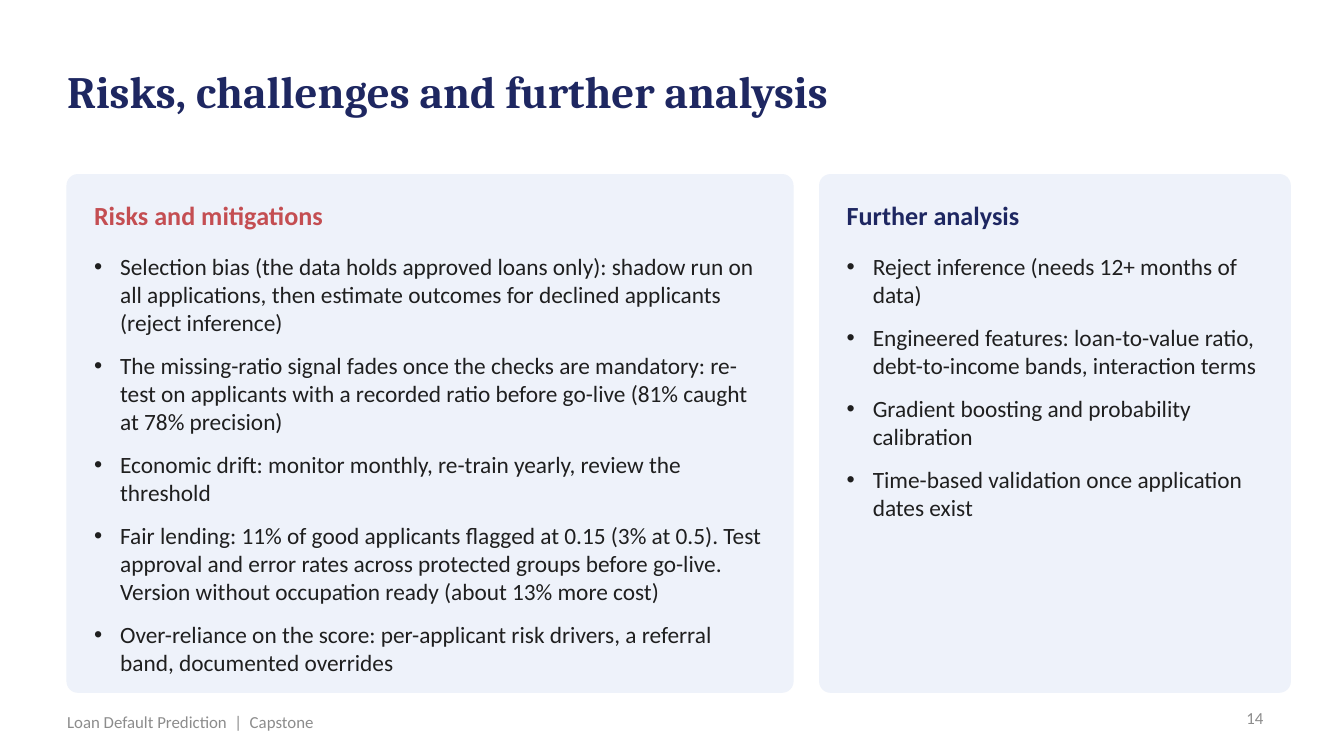
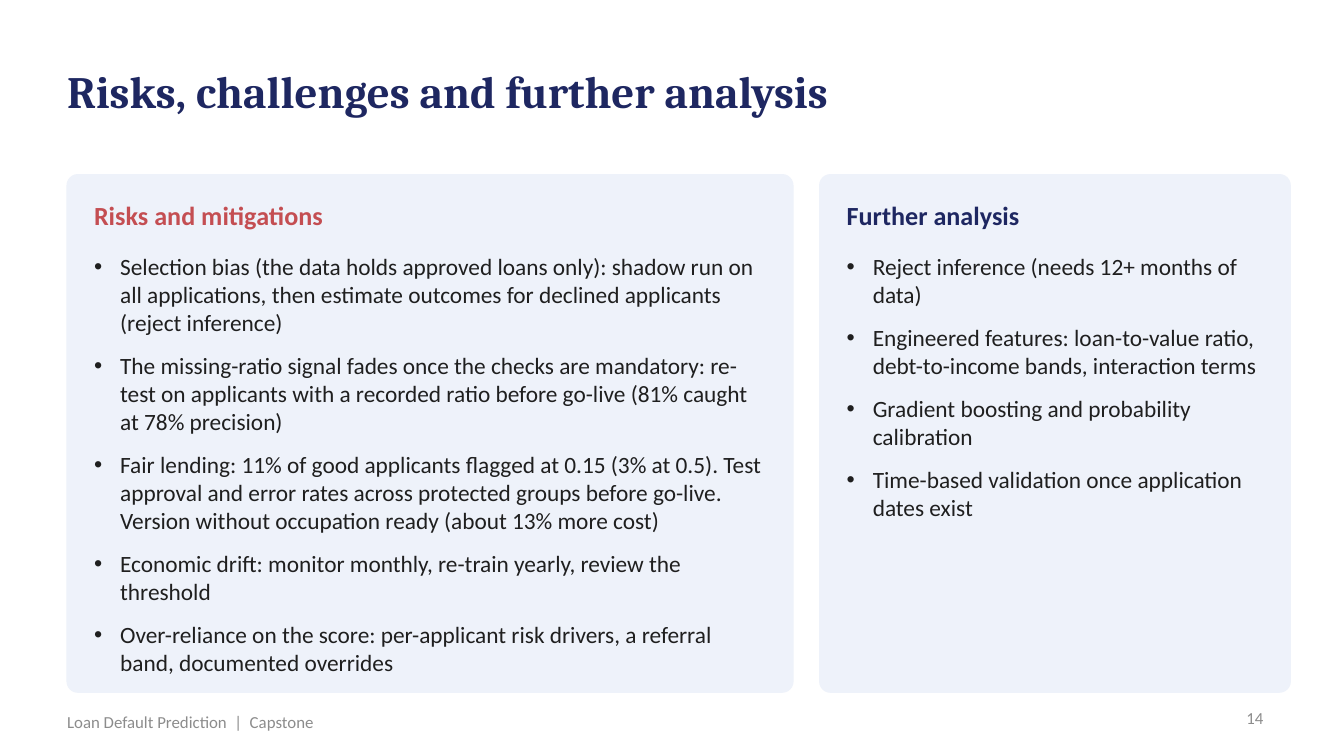
Before and after one commit to shubham1891/Personal-code, a slide deck: slide 14 of presentation/Loan_Default_Prediction_Presentation.pptx. Drawn at 1344x756 pixels with LibreOffice and Linux fonts; fonts in the diff are those of the drawing. Boxes give left, top, right and bottom in pixels: in the first picture for what was removed or moved away, otherwise in the second. Text is boxed around its words. In the diff, an @@ line names an element or a change of style, - is before the commit and + after.

```diff
--- a/presentation/Loan_Default_Prediction_Presentation.pptx
+++ b/presentation/Loan_Default_Prediction_Presentation.pptx
@@ text at (120,456,761,533): paragraph added @@
+• Fair lending: 11% of good applicants flagged at 0.15 (3% at 0.5). Test approval and error rates across protected groups before go-live. Version without occupation ready (about 13% more cost)
@@ text at (120,527,761,604): paragraph removed @@
-• Fair lending: 11% of good applicants flagged at 0.15 (3% at 0.5). Test approval and error rates across protected groups before go-live. Version without occupation ready (about 13% more cost)
```
Also in this commit, not shown: 5 other slides changed, 6 other files.
